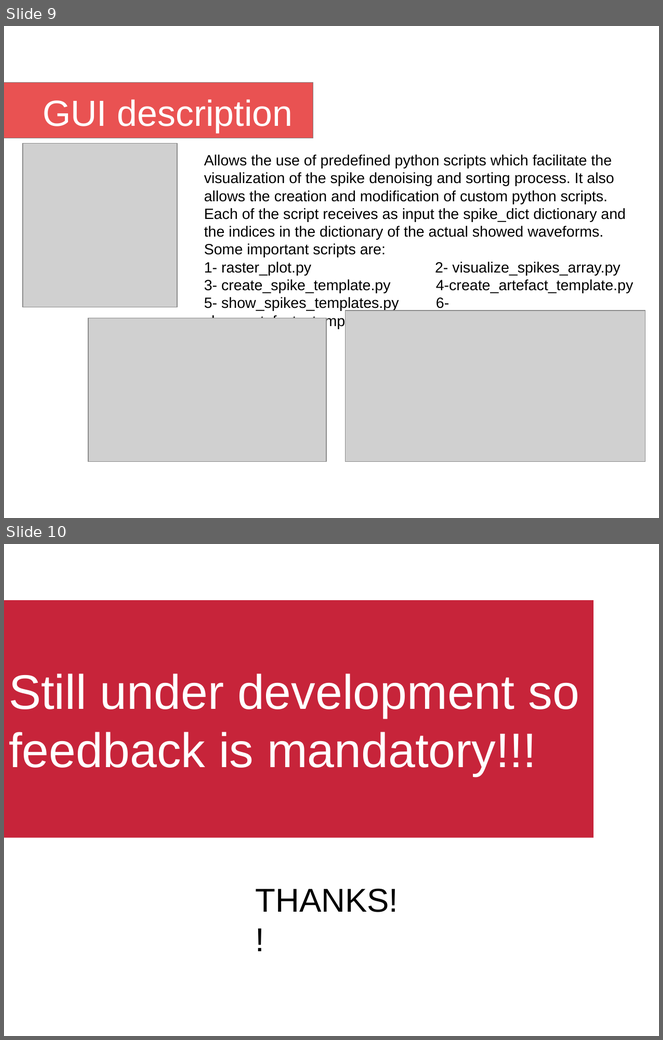
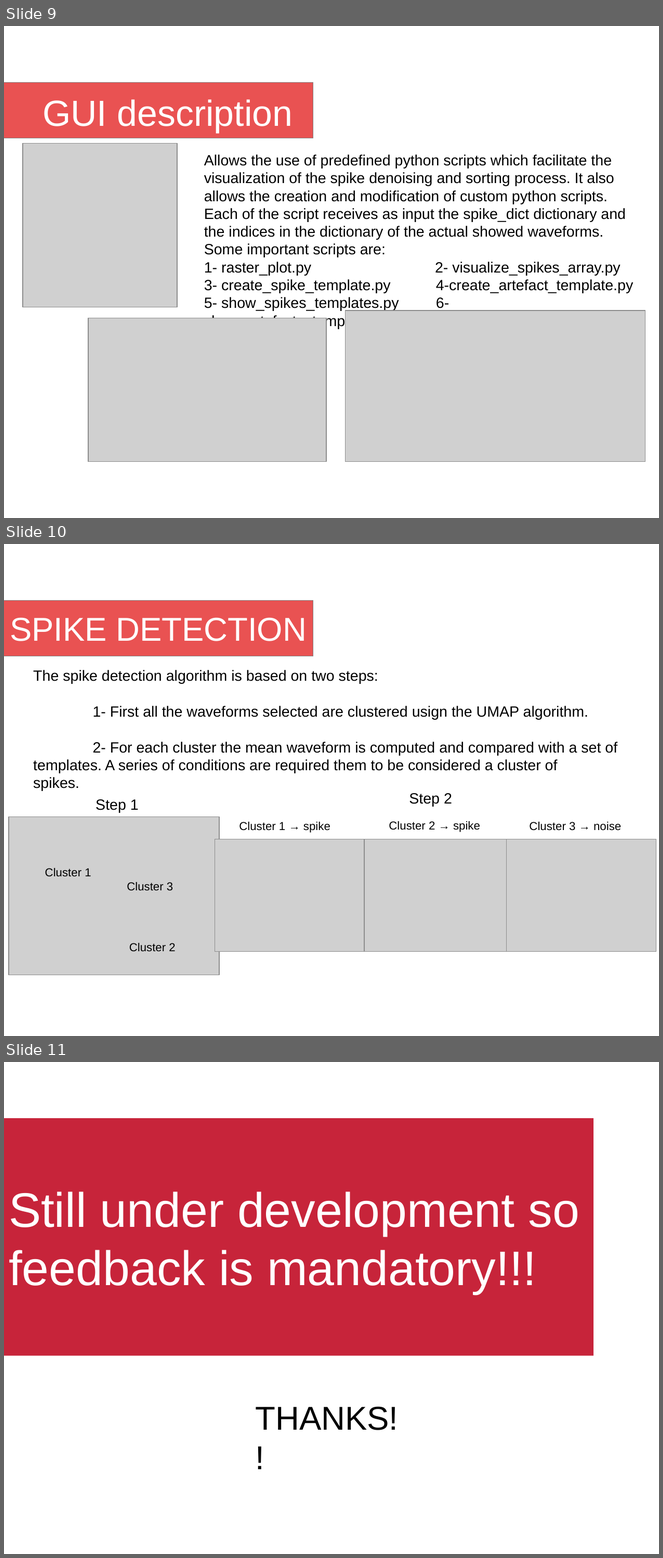
Before and after one commit to mikelval82/NeuroSorter, a slide deck: powerpoint.odp. Shown one above the other, each under a label of ours: slides 9 and 10 before the commit, slides 9, 10 and 11 after it. The pictures are 663x1040 and 663x1558 pixels, drawn with LibreOffice and Linux fonts; fonts in the diff are those of the drawing; grey boxes stand for pictures; background and template pictures are left out. Boxes give left, top, right and bottom in pixels: in the first picture for what was removed or moved away, otherwise in the second. Text is boxed around its words. In the diff, an @@ line names an element or a change of style, - is before the commit and + after.

```diff
--- a/powerpoint.odp
+++ b/powerpoint.odp
@@ slide 10 added at (4, 544, 659, 1036), background #FFFFFF @@
@@ rectangle added at (4, 600, 313, 656), fill #E95252, outline #808080 0 pt @@
@@ text added at (10, 617, 307, 641), 40 pt, text #FFFFFF @@
+SPIKE DETECTION
@@ text added at (33, 670, 618, 791), 18 pt, text #000000 @@
+The spike detection algorithm is based on two steps:
+1- First all the waveforms selected are clustered usign the UMAP algorithm.
+2- For each cluster the mean waveform is computed and compared with a set of templates. A series of conditions are required them to be considered a cluster of spikes.
@@ text added at (409, 793, 452, 806), 18 pt, text #000000 @@
+Step 2
@@ text added at (96, 799, 139, 813), 18 pt, text #000000 @@
+Step 1
@@ picture added at (9, 817, 219, 975) @@
@@ text added at (239, 822, 331, 833), 14 pt, text #000000 @@
+Cluster 1 → spike
@@ text added at (389, 821, 480, 832), 14 pt, text #000000 @@
+Cluster 2 → spike
@@ text added at (529, 822, 621, 831), 14 pt, text #000000 @@
+Cluster 3 → noise
@@ picture added at (215, 839, 364, 951) @@
@@ picture added at (364, 839, 514, 951) @@
@@ picture added at (506, 839, 656, 951) @@
@@ text added at (45, 868, 91, 877), 14 pt, text #000000 @@
+Cluster 1
@@ text added at (127, 882, 173, 891), 14 pt, text #000000 @@
+Cluster 3
@@ text added at (129, 943, 175, 952), 14 pt, text #000000 @@
+Cluster 2
@@ what was slide 10 is now slide 11 @@
```
Also in this commit, not shown: 4 slides changed, 15 other files.
